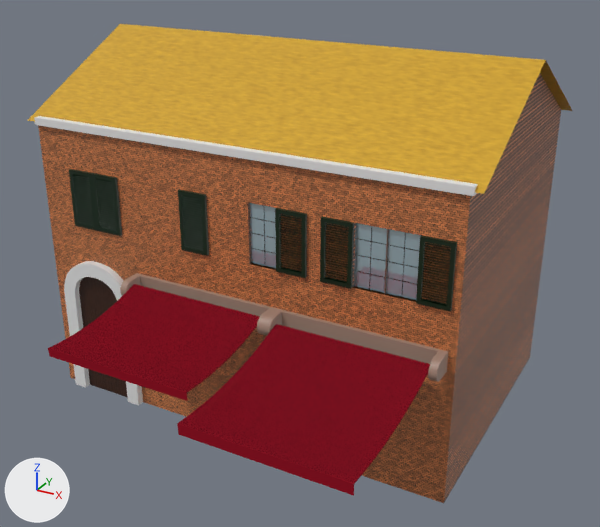
Two versions of the Blender file Modelli statici/Case/Casa 5 bassa.blend, one commit apart.
Camera for both pictures: a 50 mm lens placed at (5.37, -9.93, 6.72), pointed at (0.45, -0.98, 2.25). The lights are fixed; the arrows at lower left show +X, +Y and +Z.

The scene before the commit, as lines of its bpy script (objects in view):
```python
me_cube = bpy.data.meshes.new('Cube')
me_cube.from_pydata(...)  # 12 vertices, 8 faces; spans x -3.0..3.0, y -2.0..2.0, z -1.0..4.0
me_cube.materials.append(mat_mattoni)
me_cube_002 = bpy.data.meshes.new('Cube.002')
me_cube_002.from_pydata(...)  # 12 vertices, 10 faces; spans x -1.0..1.02, y -1.0..1.0, z -1.0..1.0
me_plane_004 = bpy.data.meshes.new('Plane.004')
me_plane_004.from_pydata([(1.9, -2.0, 2.6)], [], [])
ob_casa = bpy.data.objects.new('Casa', me_cube)
ob_casa.location = (0.0, 0.0, 1.0)
_m = ob_casa.modifiers.new('Boolean', 'BOOLEAN')
_m.object = ob_buchi_finestre
ob_finestre_aperte_sx = bpy.data.objects.new('Finestre aperte sx', me_plane_004)
ob_finestre_aperte_sx.location = (0.0, 0.0, 0.0)
ob_finestre_aperte_sx.show_instancer_for_render = False
ob_finestre_aperte_sx.instance_type = 'VERTS'
ob_riga_tra_i_colori = bpy.data.objects.new('Riga tra i colori', me_cube_002)
ob_riga_tra_i_colori.location = (0.0, -2.0, 4.0)
ob_riga_tra_i_colori.scale = (3.0, 0.05, 0.05)
# also in view: 'Awning-xx-short.001' at (1.79, -3.11, 1.86); 'Tetto' at (0.0, 0.0, 4.5); 'Portone' at (-2.2, -2.05, 1.05); 'Awning-xxx-short' at (-0.41, -2.89, 1.91); 'Finestre aperte dx' at (1.6, -2.0, 3.0)
```
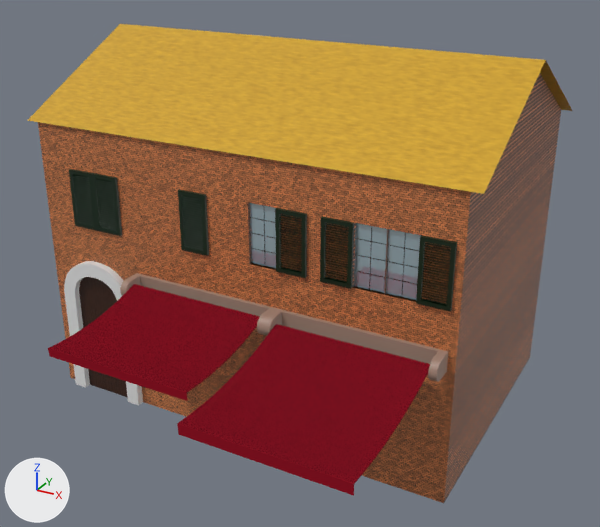
Commit message: Rimossa fascia bianca di troppo

Boxes [x1, y1, x2, y2] around the edits, measured in the pictures (600 x 527 px):
'Riga tra i colori', deleted: before [34, 116, 478, 196]

What changed in the scene script:
```text
Remove ob_riga_tra_i_colori:
    ob_riga_tra_i_colori = bpy.data.objects.new('Riga tra i colori', me_cube_002)
    ob_riga_tra_i_colori.location = (0.0, -2.0, 4.0)
    ob_riga_tra_i_colori.scale = (3.0, 0.05, 0.05)
```
